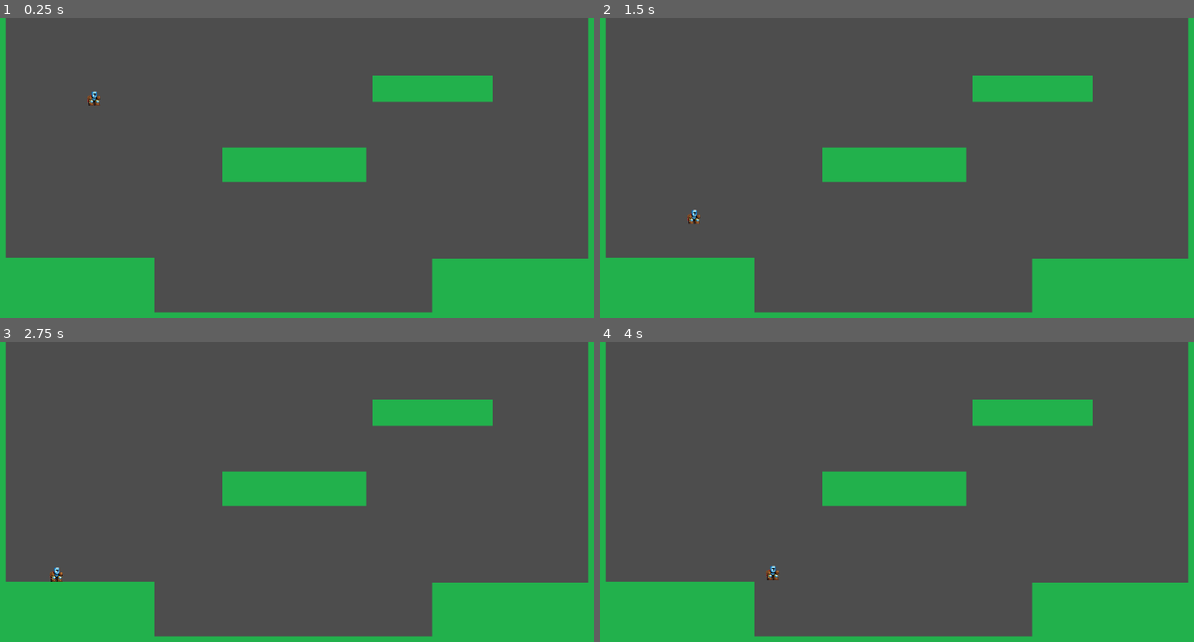
Above: before the commit, frames 1-4 (two rows, left to right).
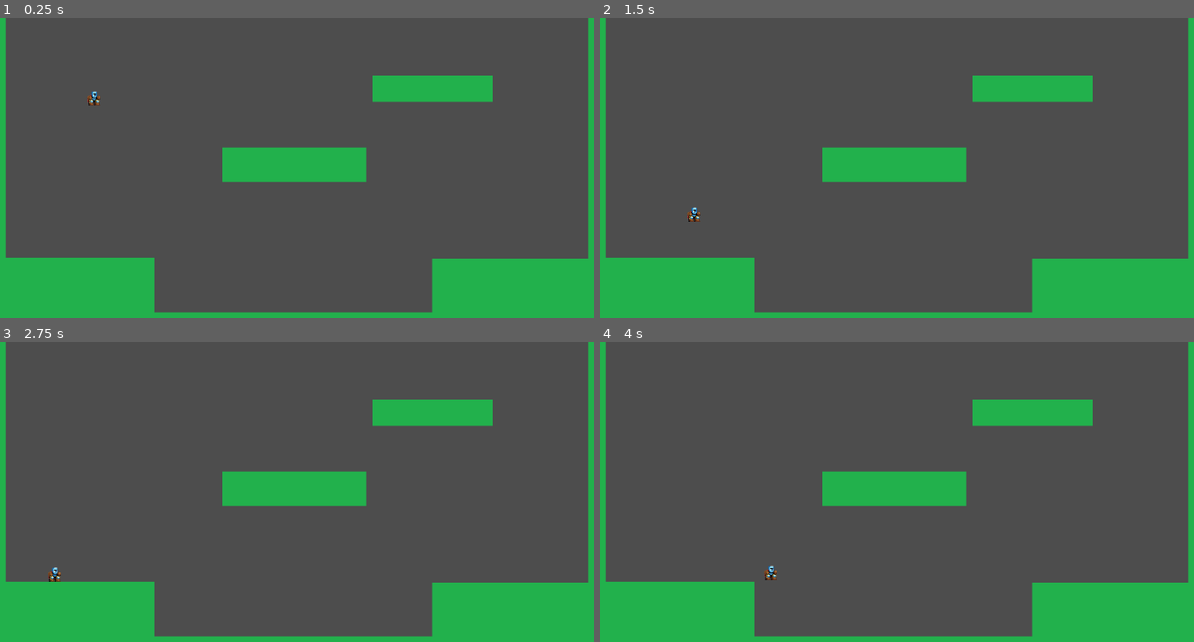
Above: after the commit, the same moments.

Repository: AcoMat/unq-idv-boss-2025
Game: Godot game, scene res://main.tscn
Same seed, same stepped clock (60 frames per second), same inputs: the game is played once before the commit and once after it.
Inputs:
- Up to frame 1 (0.25 s): no input
- Up to frame 2 (1.5 s): hold D (move_right) from 0.53 s (still down); tap Space (jump) at 0.77 s
- Up to frame 3 (2.75 s): tap Space (jump) at 1.52 s; tap Enter at 2 s; release D (move_right) at 2.03 s; hold A (move_left) from 2.03 s (still down)
- Up to frame 4 (4 s): tap Space (jump) at 2.75, 3.02, 3.77 s; release A (move_left) at 2.78 s; hold D (move_right) from 2.78 s (still down); tap Enter at 3.5 s

The runs differ from the first frame. In frame 1, less than 0.1% of the frame differs, in the area x 15-17%, y 26-27%; in frame 2, less than 0.1%, in the area x 14-17%, y 63-69%; in frame 3, less than 0.1%; in frame 4, less than 0.1%.

Commit message:
web y exe

Diff:
--- a/scenes/player/player.gd
+++ b/scenes/player/player.gd
@@ -1,9 +1,10 @@
 extends CharacterBody2D
 
 @export var speed: float = 200.0
-@export var gravity: float = 200.0
 
 # Jump Vars
+@onready var gravity_magnitude : int = ProjectSettings.get_setting("physics/2d/default_gravity")
+@onready var gravity: float = gravity_magnitude / 5
 @export var jump_force: float = 250.0
 @export var max_jump_force := 300.0
 @export var charge_rate := 500.0
Not shown, added: export_presets.cfg
Binary file added: web/index.apple-touch-icon.png
Not shown, added: web/index.apple-touch-icon.png.import
Binary file added: web/index.icon.png
Not shown, added: web/index.icon.png.import
Binary file added: web/index.png
Not shown, added: web/index.png.import
Not shown, added: build/mi-juego.console.exe
Not shown, added: build/mi-juego.exe
Not shown, added: build/mi-juego.pck
Not shown, added: web/index.audio.position.worklet.js
Not shown, added: web/index.audio.worklet.js
(and 4 more such lines)
